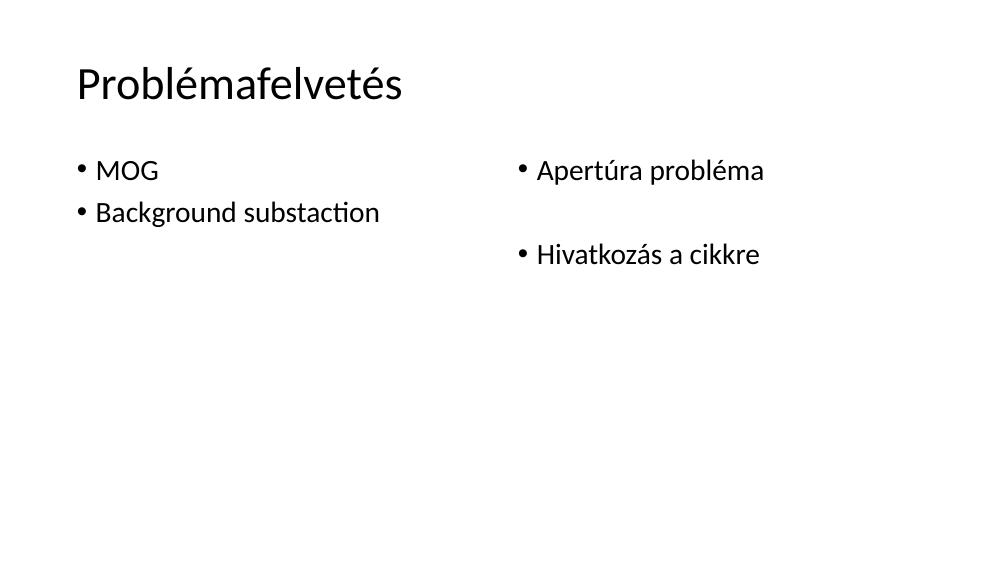
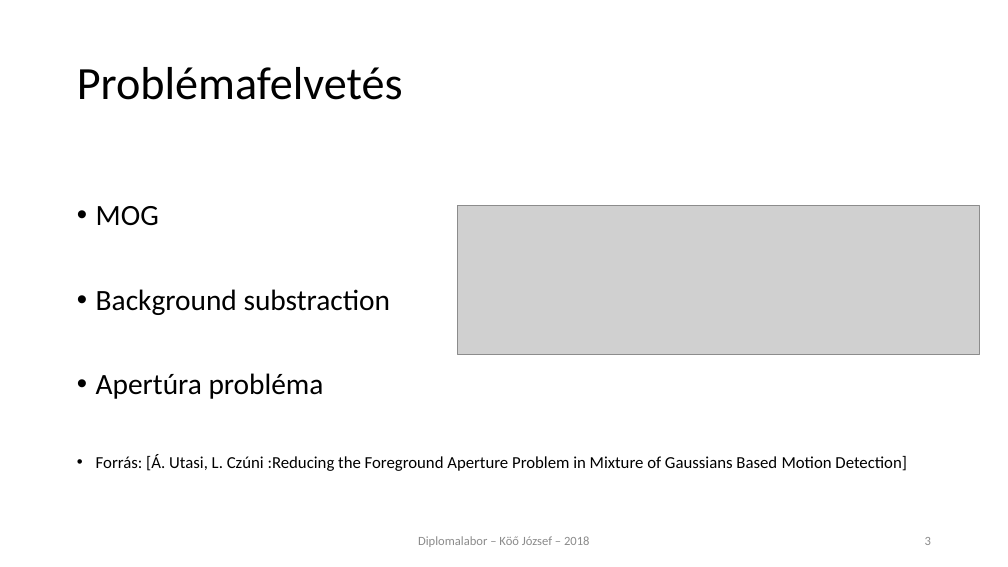
Before and after one commit to koojozsef/Szakdolgozat_PE, a slide deck: slide 3 of 01_doc/presentation_koo_jozsef.pptx. Drawn at 1008x567 pixels with LibreOffice and Linux fonts; fonts in the diff are those of the drawing; grey boxes stand for pictures. Boxes give left, top, right and bottom in pixels: in the first picture for what was removed or moved away, otherwise in the second. Text is boxed around its words. In the diff, an @@ line names an element or a change of style, - is before the commit and + after.

```diff
--- a/01_doc/presentation_koo_jozsef.pptx
+++ b/01_doc/presentation_koo_jozsef.pptx
@@ text removed at <box>537,159,765,265</box> @@
-• Apertúra probléma
-• Hivatkozás a cikkre
@@ picture added at <box>457,205,979,354</box> @@
@@ text at <box>96,289,907,471</box>: text changed; size 28 to 16 pt @@
-• Background substaction
+• Background substraction
+• Apertúra probléma
+• Forrás: [Á. Utasi, L. Czúni :Reducing the Foreground Aperture Problem in Mixture of Gaussians Based Motion Detection]
@@ text added at <box>418,536,590,547</box>, 12 pt, text #8C8C8C @@
+Diplomalabor – Köő József – 2018
@@ page number added at <box>925,537,931,545</box>, 12 pt, text #8C8C8C @@
+3
```
Also in this commit, not shown: 15 other slides changed, 1 slide added, 1 slide removed.
